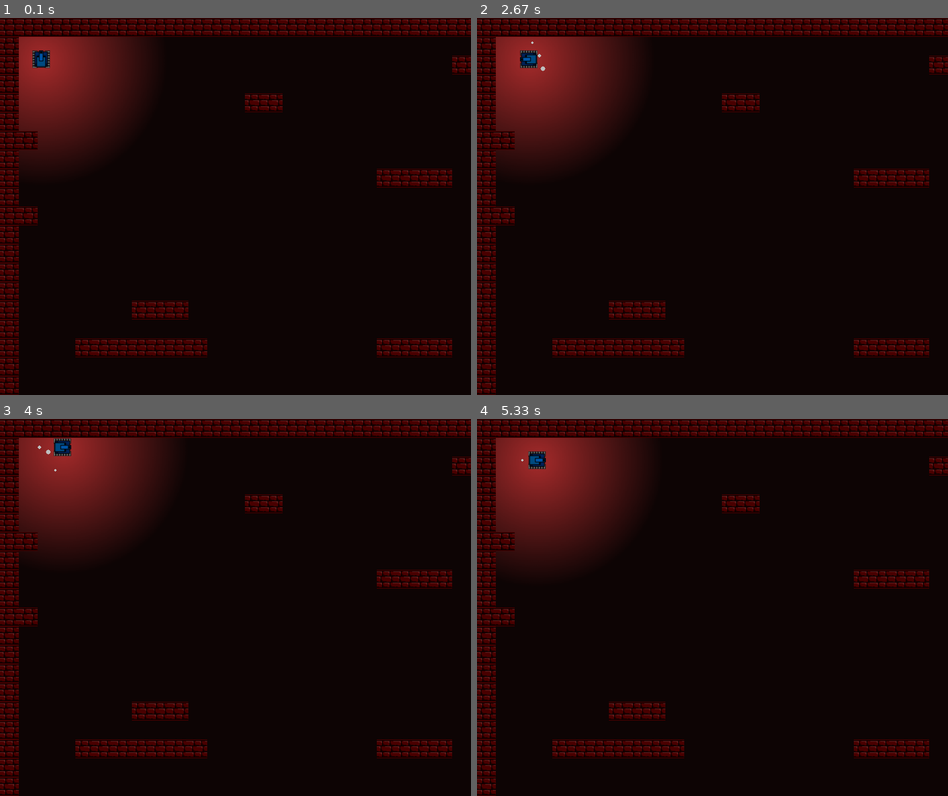
Above: before the commit, frames 1-4 (two rows, left to right).
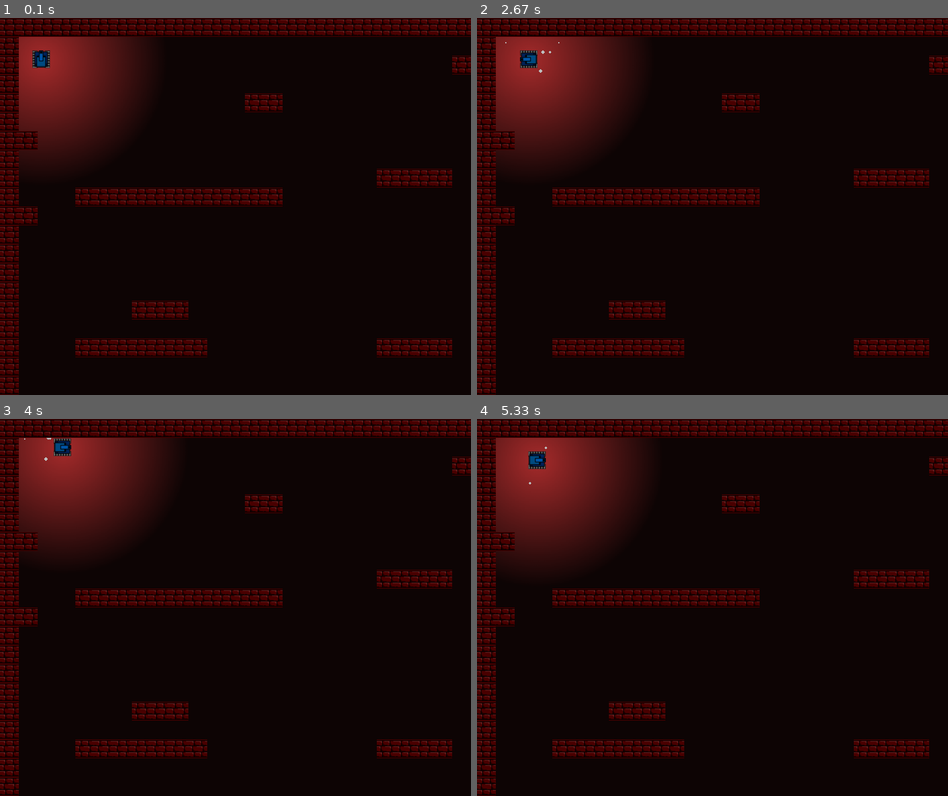
Above: after the commit, the same moments.

Repository: fasepaIm/Pygame_project
Game: pygame game, started from second_ver/main.py
The game is run twice, just before and just after one commit, with the same random seed, the same clock (stepped at 60 frames per second) and the same inputs.
Inputs:
- Up to frame 1 (0.1 s): no input
- Up to frame 2 (2.67 s): hold Right 0.33-0.8 s; hold Up 0.83-1.13 s; hold Right 1.17-1.63 s; hold Left 1.67-2.2 s; hold Down 2.23-2.53 s; hold Left from 2.57 s (still down)
- Up to frame 3 (4 s): release Left at 2.97 s; hold Up 3-3.37 s; hold Right from 3.4 s (still down)
- Up to frame 4 (5.33 s): release Right at 4.03 s; hold Down 4.07-4.43 s; hold Left 4.47-4.93 s; hold Right from 4.97 s (still down)

The runs differ from the first frame. In frame 1, 1.5% of the frame differs, in the area x 16-60%, y 45-50%; in frame 2, 1.5%, in the area x 6-60%, y 6-50%; in frame 3, 1.5%; in frame 4, 1.5%.

Commit message:
some fitchures

Diff:
--- a/second_ver/main.py
+++ b/second_ver/main.py
@@ -1,4 +1,4 @@
-#            #self.rect = rect(x, y, WIDTH, WIDTH)!/usr/bin/env python
+# !/usr/bin/env python
 # -*- coding: utf-8 -*-
 
 # Импортируем библиотеку pygame
@@ -8,6 +8,7 @@
 from pygame import *
 from player import Player
 from blocks import Platform
+from particles import ParticlePrinciple
 
 #Объявляем переменные
 WIN_WIDTH = 800 #Ширина создаваемого окна
@@ -54,44 +55,6 @@
         self.screen.blit(self.fog, (0, 0), special_flags=pygame.BLEND_MULT)
 
 
-class ParticlePrinciple:
-    def __init__(self, screen):
-        self.screen = screen
-        self.particles = []
-
-    def emit(self):
-        if self.particles:
-            self.delete_particles()
-            for particle in self.particles:
-                particle[0][1] += particle[2][0]
-                particle[0][0] += particle[2][1]
-                particle[1] -= 0.2
-                pygame.draw.circle(self.screen, pygame.Color('Gray'), particle[0], int(particle[1]))
-
-    def add_particles(self, left, right, up, down, center_coords):
-        #pos_x = pygame.mouse.get_pos()[0]
-        #pos_y = pygame.mouse.get_pos()[1]
-        pos_x, pos_y = center_coords
-        if left:
-            pos_x += 12
-            pos_y += 12
-        elif right:
-            pos_x -= 12
-        elif up:
-            pos_y += 12
-        elif down:
-            pos_y -= 12
-        radius = 5
-        direction_x = random.randint(-3, 3)
-        direction_y = random.randint(-3, 3)
-        particle_circle = [[pos_x, pos_y], radius, [direction_x, direction_y]]
-        self.particles.append(particle_circle)
-
-    def delete_particles(self):
-        particle_copy = [particle for particle in self.particles if particle[1] > 0]
-        self.particles = particle_copy
-
-
 class Camera(object):
     def __init__(self, camera_func, width, height):
         self.camera_func = camera_func
@@ -128,7 +91,7 @@
        "--                               -",
        "-                                -",
        "-                   ----     --- -",
-       "-                                -",
+       "-   -----------                  -",
        "--                               -",
        "-                                -",
        "-                            --- -",
--- /dev/null
+++ b/second_ver/particles.py
@@ -0,0 +1,71 @@
+# !/usr/bin/env python
+# -*- coding: utf-8 -*-
+import random
+import pygame
+
+
+class ParticlePrinciple:
+    def __init__(self, screen):
+        self.screen = screen
+        self.particles = []
+        self.particles_2 = []
+
+    def emit(self):
+        if self.particles:
+            self.delete_particles()
+            for particle in self.particles:
+                particle[0][1] += particle[2][0]
+                particle[0][0] += particle[2][1]
+                particle[1] -= 0.2
+                pygame.draw.circle(self.screen, pygame.Color('Gray'), particle[0], int(particle[1]))
+
+            for particle in self.particles_2:
+                particle[0][1] += particle[2][0]
+                particle[0][0] += particle[2][1]
+                particle[1] -= 0.2
+                pygame.draw.circle(self.screen, pygame.Color(rgb(148, 154, 93)), particle[0], int(particle[1]))
+
+
+    def add_particles(self, left, right, up, down, center_coords):
+        #pos_x = pygame.mouse.get_pos()[0]
+        #pos_y = pygame.mouse.get_pos()[1]
+        pos_x_1, pos_y_1 = center_coords
+        pos_x_2, pos_y_2 = center_coords
+        if left:
+            pos_x_1 += 12
+            pos_x_2 += 12
+            pos_y_1 += 12
+            pos_y_2 -= 12
+        elif right:
+            pos_x_1 -= 12
+            pos_x_2 -= 12
+            pos_y_1 += 12
+            pos_y_2 -= 12
+        elif up:
+            pos_x_1 -= 12
+            pos_x_2 += 12
+            pos_y_1 += 12
+            pos_y_2 += 12
+        elif down:
+            pos_x_1 -= 12
+            pos_x_2 += 12
+            pos_y_1 -= 12
+            pos_y_2 -= 12
+        radius = 4
+        direction_x_1 = random.randint(-3, 3)
+        direction_y_1 = random.randint(-3, 3)
+
+        direction_x_2 = random.randint(-2, 4)
+        direction_y_2 = random.randint(-2, 4)
+
+        particle_circle = [[pos_x_1, pos_y_1], radius, [direction_x_1, direction_y_1]]
+        particle_circle_1 = [[pos_x_2, pos_y_2], radius, [direction_x_2, direction_y_2]]
+        self.particles.append(particle_circle)
+        self.particles.append(particle_circle_1)
+
+
+    def delete_particles(self):
+        particle_copy = [particle for particle in self.particles if particle[1] > 0]
+        self.particles = particle_copy
+        particle_copy = [particle for particle in self.particles_2 if particle[1] > 0]
+        self.particles_2 = particle_copy
